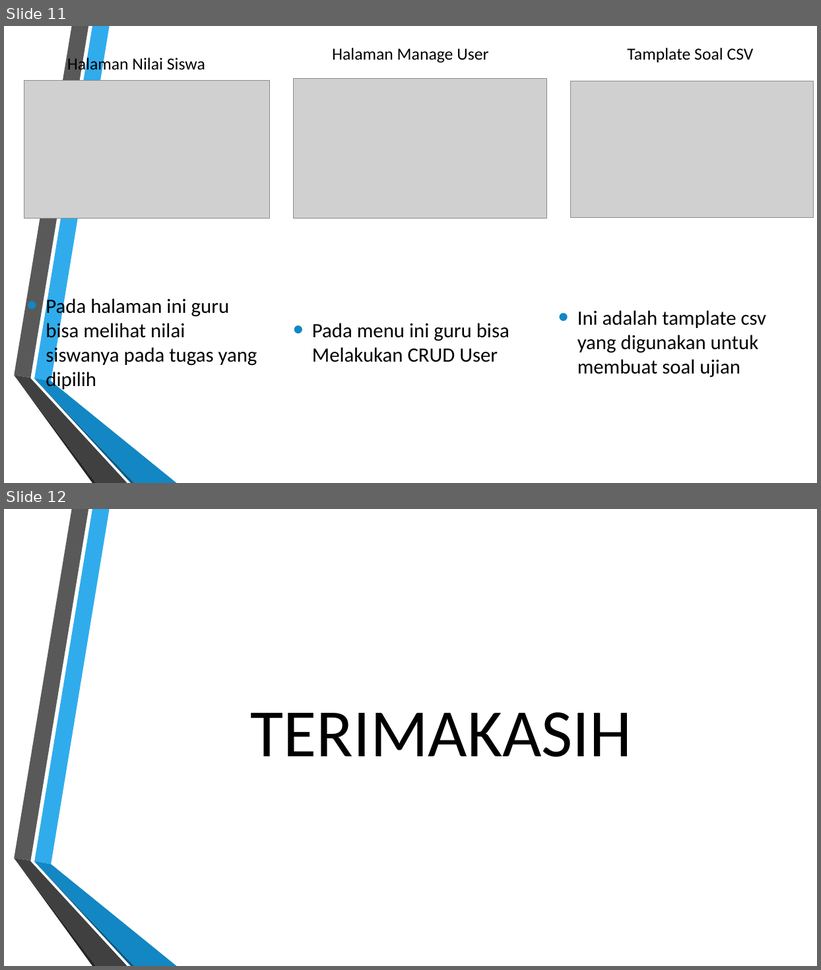
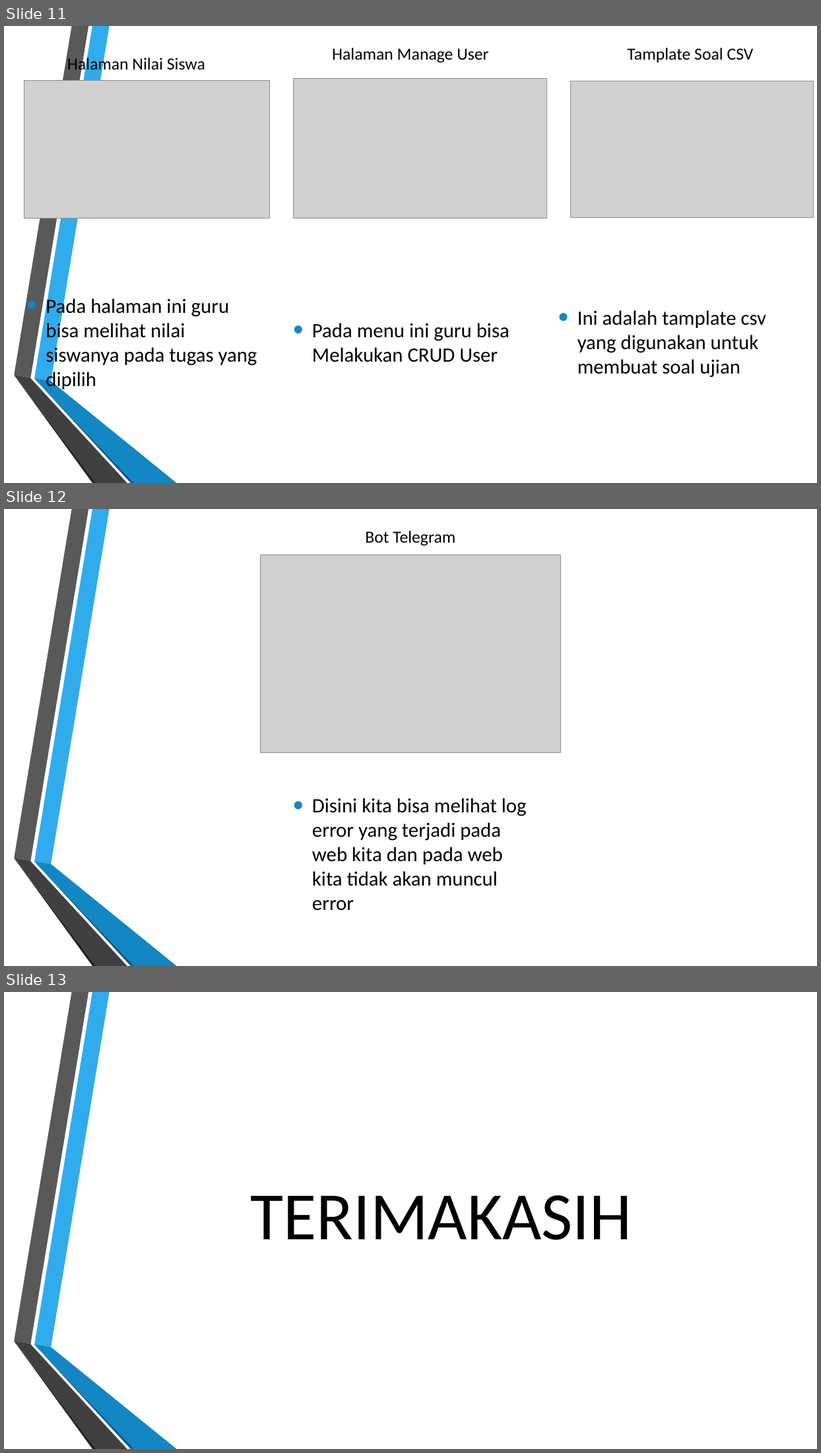
Before and after one commit to MarcelinoSyahPratama/SEVIMAHackathon2023, a slide deck: PPt.pptx. Shown one above the other, each under a label of ours: slides 11 and 12 before the commit, slides 11, 12 and 13 after it. The pictures are 821x970 and 821x1453 pixels, drawn with LibreOffice and Linux fonts; fonts in the diff are those of the drawing; grey boxes stand for pictures; background and template pictures are left out. Boxes give left, top, right and bottom in pixels: in the first picture for what was removed or moved away, otherwise in the second. Text is boxed around its words. In the diff, an @@ line names an element or a change of style, - is before the commit and + after.

Commit message:
penambahan slide pada ppt dan penambahan database dan penambahan readme

```diff
--- a/PPt.pptx
+++ b/PPt.pptx
@@ slide 12 added at bbox=[4, 509, 817, 966], background picture (left out); not listed: 6 template elements that a slide beside it also shows @@
@@ text added at bbox=[365, 531, 455, 546], 20 pt, text #000000 @@
+Bot Telegram
@@ picture added at bbox=[260, 555, 561, 753] @@
@@ text added at bbox=[312, 798, 527, 911], 24 pt, text #000000 @@
+• Disini kita bisa melihat log error yang terjadi pada web kita dan pada web kita tidak akan muncul error
@@ what was slide 12 is now slide 13 @@
```
Also in this commit, not shown: 1 other file.
